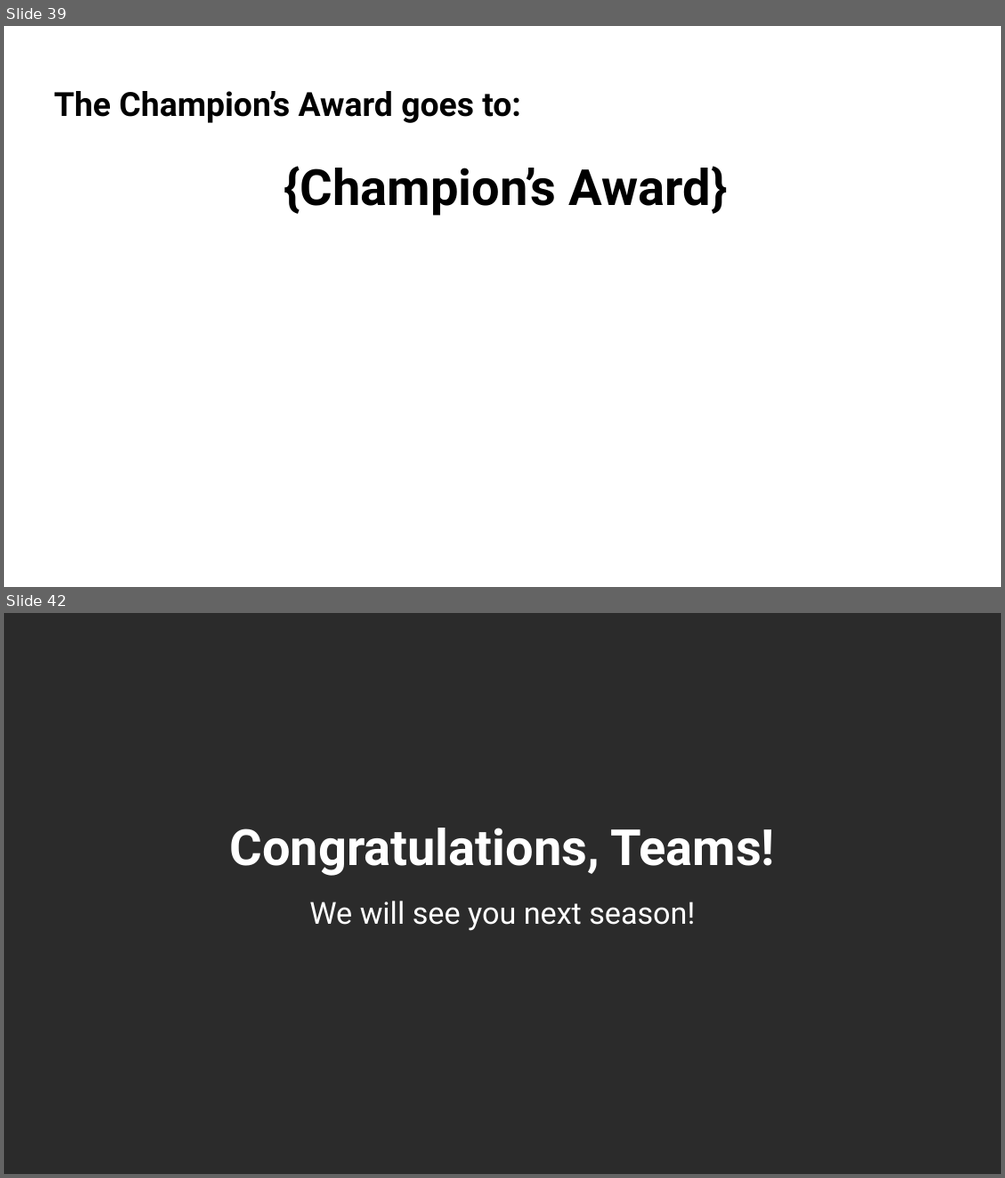
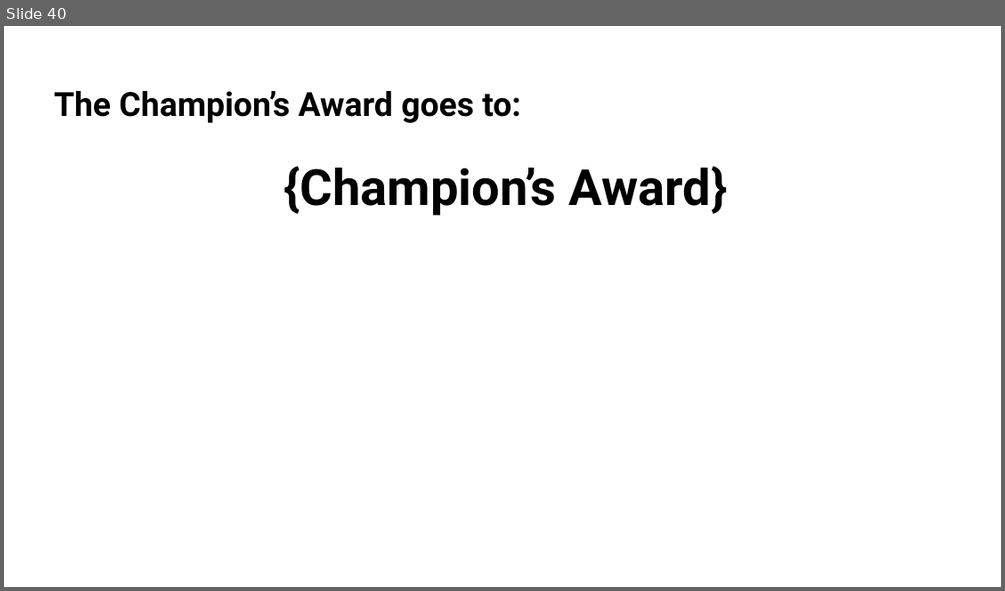
Before and after one commit to bpmerkel/FLLSlides, a slide deck: Api/Templates/Awards Ceremony - Full.pptx. Shown one above the other, each under a label of ours: slides 39 and 42 before the commit, slide 40 after it; the slides between them are not shown. The pictures are 1005x1178 and 1005x591 pixels, drawn with LibreOffice and Linux fonts; fonts in the diff are those of the drawing; background and template pictures are left out; a plain dark background stands for a picture behind light text. Boxes give left, top, right and bottom in pixels: in the first picture for what was removed or moved away, otherwise in the second. Text is boxed around its words. In the diff, an @@ line names an element or a change of style, - is before the commit and + after.

```diff
--- a/Api/Templates/Awards Ceremony - Full.pptx
+++ b/Api/Templates/Awards Ceremony - Full.pptx
@@ slide 42 removed at <box>4,613,1001,1174</box>, background picture (left out) @@
@@ title removed at <box>229,827,775,876</box> @@
-Congratulations, Teams!
@@ text removed at <box>309,900,695,931</box> @@
-We will see you next season!
@@ what was slide 39 is now slide 40 @@
```
Also in this commit, not shown: 4 slides changed, 3 slides added, 1 other file.
